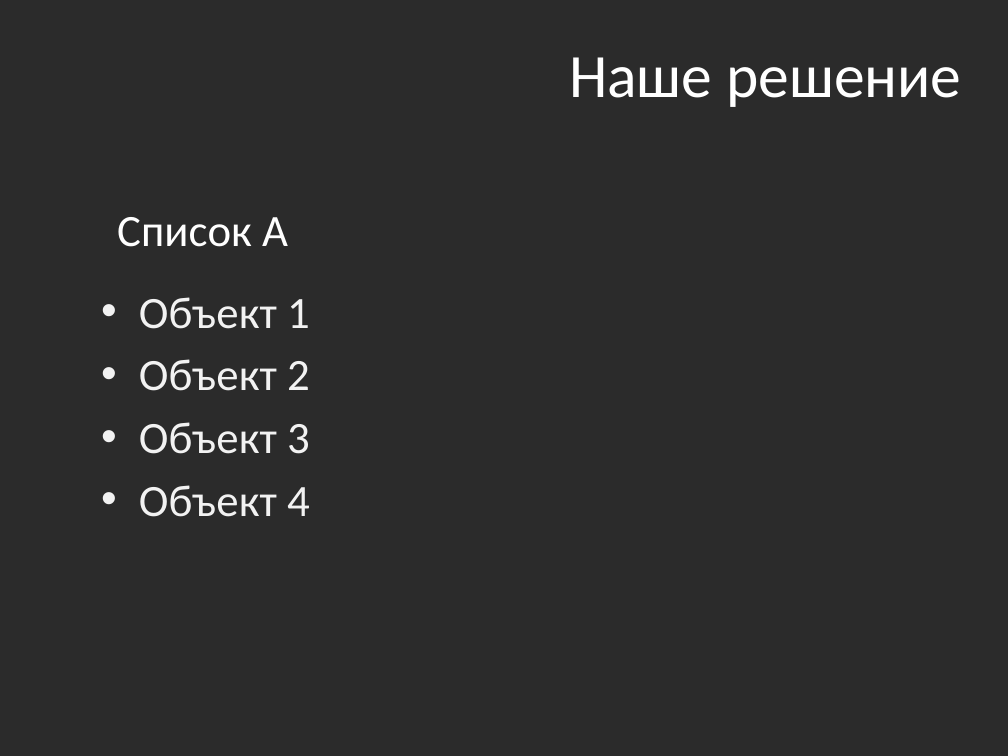
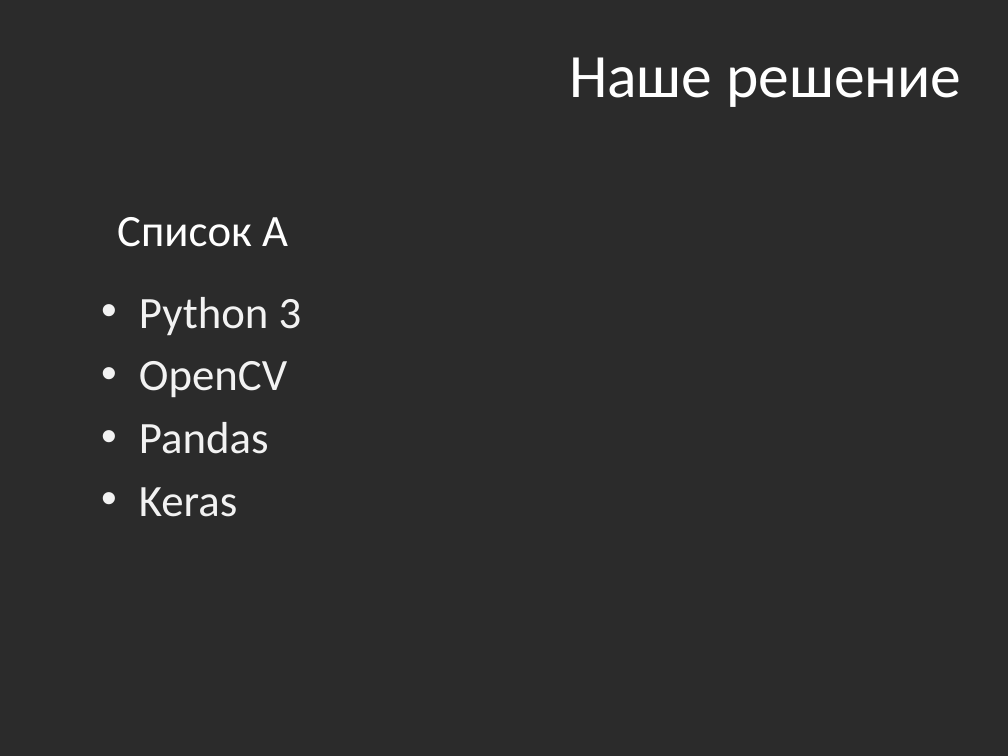
Before and after one commit to MilaMilaMilaMila/Red_scull-ML-Hackaton, a slide deck: slide 4 of hack.pptx. Drawn at 1008x756 pixels with LibreOffice and Linux fonts; fonts in the diff are those of the drawing; background and template pictures are left out; a plain dark background stands for a picture behind light text. Boxes give left, top, right and bottom in pixels: in the first picture for what was removed or moved away, otherwise in the second. Text is boxed around its words. In the diff, an @@ line names an element or a change of style, - is before the commit and + after.

```diff
--- a/hack.pptx
+++ b/hack.pptx
@@ text at (139, 297, 302, 517): text changed @@
-• Объект 1
-• Объект 2
-• Объект 3
-• Объект 4
+• Python 3
+• OpenCV
+• Pandas
+• Keras
```
Also in this commit, not shown: 1 other slide changed.
